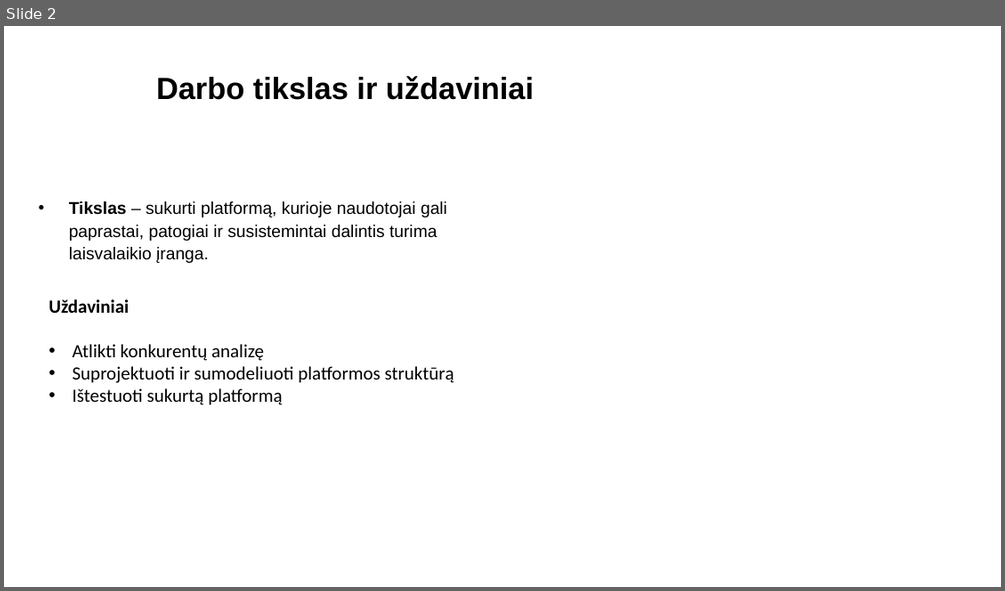
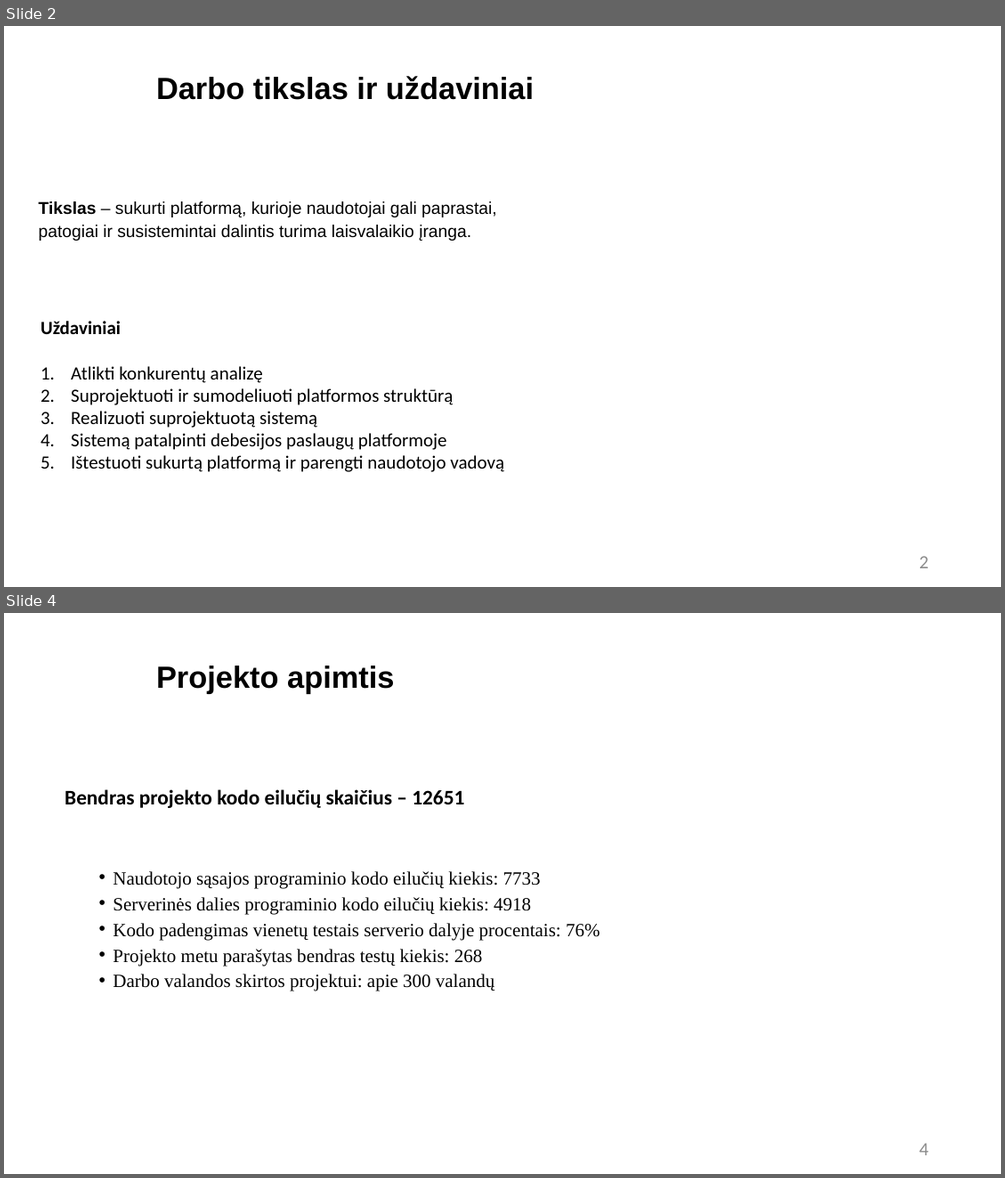
Before and after one commit to RedasNiuklys/Laisvalaikio-preki--dalinimosi-platforma, a slide deck: Office_stuff/Tarpinio Gynimo skaidrės.pptx. Shown one above the other, each under a label of ours: slide 2 before the commit, slides 2 and 4 after it; the slides between them are not shown. The pictures are 1005x591 and 1005x1178 pixels, drawn with LibreOffice and Linux fonts; fonts in the diff are those of the drawing; background and template pictures are left out. Boxes give left, top, right and bottom in pixels: in the first picture for what was removed or moved away, otherwise in the second. Text is boxed around its words. In the diff, an @@ line names an element or a change of style, - is before the commit and + after.

```diff
--- a/Office_stuff/Tarpinio Gynimo skaidrės.pptx
+++ b/Office_stuff/Tarpinio Gynimo skaidrės.pptx
@@ slide 4 added at [4,613,1001,1174], background picture (left out) @@
@@ title added at [156,666,394,693], 59 pt, text #000000, bold @@
+Projekto apimtis
@@ text added at [65,789,464,808], 40 pt, text #000000, bold @@
+Bendras projekto kodo eilučių skaičius – 12651
@@ text added at [113,871,599,991], 36 pt, text #000000 @@
+• Naudotojo sąsajos programinio kodo eilučių kiekis: 7733
+• Serverinės dalies programinio kodo eilučių kiekis: 4918
+• Kodo padengimas vienetų testais serverio dalyje procentais: 76%
+• Projekto metu parašytas bendras testų kiekis: 268
+• Darbo valandos skirtos projektui: apie 300 valandų
@@ page number added at [919,1143,929,1155], 36 pt, text #8C8C8C @@
+4
@@ slide 2 changed as well @@
@@ text "Tikslas – sukurti platformą, kurioje ..." at [39,201,496,240]: bullet • to none @@
@@ text "Uždaviniai": place and size @@
-text "Uždaviniai" at [48,299,454,405]
+text "Uždaviniai" at [40,321,504,472]
@@ text at [71,366,453,405]: bullet • to 1. @@
@@ text at [71,410,504,472]: text changed @@
-• Ištestuoti sukurtą platformą
+3. Realizuoti suprojektuotą sistemą
+4. Sistemą patalpinti debesijos paslaugų platformoje
+5. Ištestuoti sukurtą platformą ir parengti naudotojo vadovą
@@ page number added at [919,556,929,568], 36 pt, text #8C8C8C @@
+2
```
Also in this commit, not shown: 4 other slides changed, 10 other slides added, 6 slides removed, 13 other files.
